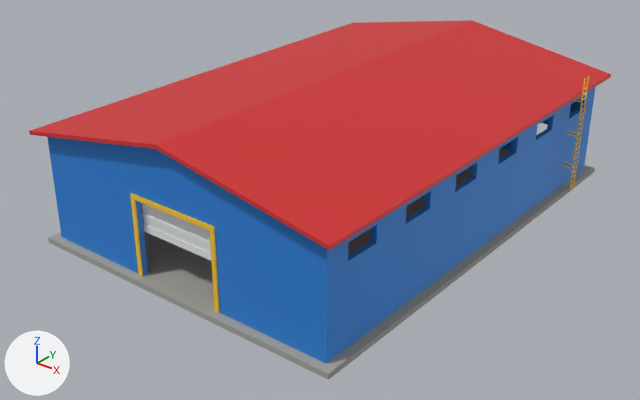
One commit to the FBX model warehouse-model/warehouse.fbx: the scene before it, then after it.
The view is the same before and after, from a 50 mm lens placed at (27.9, -37.1, 22.4), pointed at (-0.1, -2.0, 0.7). Every picture has the same lights, and +X, +Y and +Z are marked at lower left. The picture after the commit comes second. Where no turn or scale is listed for an object, it has been applied to the vertices.

Names of what the first picture shows: 'BackWall_AboveDoor', 'BackWall_LeftOfDoor', 'BackWall_RightOfDoor', 'Floor', 'FrontWall_AboveDoor', 'FrontWall_Gable', 'FrontWall_LeftOfDoor', 'FrontWall_RightOfDoor', 'GarageDoor', 'RightWall_AboveWindows', 'RightWall_BelowWindows', 'RightWall_WindowPost_1', 'RightWall_WindowPost_2', 'RightWall_WindowPost_3', 'RightWall_WindowPost_4', 'RightWall_WindowPost_5', 'RightWall_WindowPost_6', 'RightWall_WindowPost_7', 'RoofLadder', 'Roof_Left', 'Roof_Right' and 4 more.
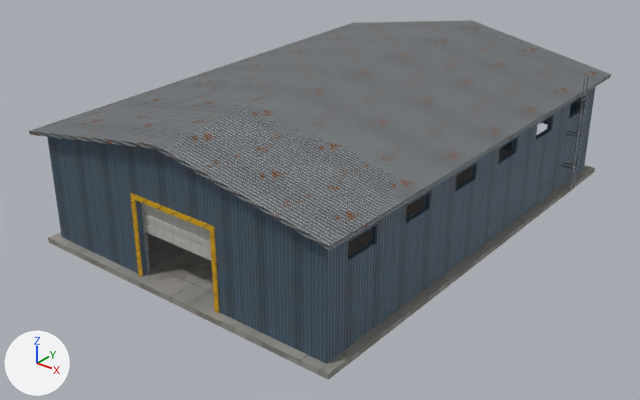
Pixel boxes [x1, y1, x2, y2] of what changed, in the pictures (640 x 400 px):
'Roof_Right', surface changed (red to grey)
    both: [156, 21, 611, 251]
'RightWall_BelowWindows', surface changed (darker)
    both: [331, 105, 591, 360]
'Roof_Left', surface changed (red to grey)
    both: [29, 20, 472, 149]
'FrontWall_RightOfDoor', surface changed (darker)
    both: [209, 193, 332, 364]
'FrontWall_LeftOfDoor', surface changed (darker)
    both: [47, 137, 148, 276]
'FrontWall_Gable', surface changed (darker)
    both: [66, 139, 269, 216]
'FrontWall_AboveDoor', surface changed (darker)
    both: [132, 164, 211, 225]
'GarageDoor', surface changed (white to grey)
    both: [141, 203, 211, 260]
'RightWall_AboveWindows', surface changed
    both: [331, 89, 593, 253]
'RightWall_WindowPost_6', surface changed (darker)
    both: [371, 207, 406, 243]
'RightWall_WindowPost_5', surface changed (darker)
    both: [424, 176, 456, 209]
'RoofLadder', recoloured
    both: [561, 76, 589, 192]
'RightWall_WindowPost_4', surface changed (darker)
    both: [471, 148, 500, 179]
'RightWall_WindowPost_3', surface changed (darker)
    both: [511, 125, 537, 153]
'RightWall_WindowPost_7', surface changed (darker)
    both: [331, 243, 348, 272]
'RightWall_WindowPost_2', surface changed (darker)
    both: [547, 104, 571, 130]
'BackWall_LeftOfDoor', surface changed
    both: [570, 87, 595, 170]
'RightWall_WindowPost_1', surface changed
    both: [579, 91, 593, 109]
'BackWall_RightOfDoor', surface changed
    both: [501, 141, 512, 151]
'BackWall_AboveDoor', surface changed
    both: [541, 119, 548, 124]

Diff of the bpy script that builds the scene:
```diff
--- a/warehouse-model/warehouse.fbx.py
+++ b/warehouse-model/warehouse.fbx.py
@@ img_roof_color_jpg @@
+img_roof_color_jpg = load_image('Roof_color_jpg', '_unpacked/Roof_color_jpg', 2048, 2048, 'sRGB')
@@ img_roof_normal_jpg @@
+img_roof_normal_jpg = load_image('Roof_normal_jpg', '_unpacked/Roof_normal_jpg', 2048, 2048, 'Non-Color')
@@ img_garagedoor_normal_jpg @@
+img_garagedoor_normal_jpg = load_image('GarageDoor_normal_jpg', '_unpacked/GarageDoor_normal_jpg', 512, 512, 'Non-Color')
@@ img_garagedoor_color_jpg @@
+img_garagedoor_color_jpg = load_image('GarageDoor_color_jpg', '_unpacked/GarageDoor_color_jpg', 512, 512, 'sRGB')
@@ img_metalwall_color_jpg @@
+img_metalwall_color_jpg = load_image('MetalWall_color_jpg', '_unpacked/MetalWall_color_jpg', 1024, 1024, 'sRGB')
@@ img_metalwall_normal_jpg @@
+img_metalwall_normal_jpg = load_image('MetalWall_normal_jpg', '_unpacked/MetalWall_normal_jpg', 1024, 1024, 'Non-Color')
@@ mat_metalwall @@
 mat_metalwall = bpy.data.materials.new('MetalWall')
-# nodes: BsdfPrincipled, OutputMaterial
-# colours: blue #2e86de
+# nodes: BsdfPrincipled, NormalMap, OutputMaterial, TexImage x2
+# uses the picture img_metalwall_color_jpg
+# uses the picture img_metalwall_normal_jpg
@@ mat_roof @@
 n0 = _N.new('ShaderNodeBsdfPrincipled'); n0.name = 'Principled BSDF'
-n0.inputs[0].default_value = (0.672, 0.0296, 0.0307, 1.0)  # 'Base Color', red #d63031
-n0.inputs[1].default_value = 0.1  # 'Metallic'
-n0.inputs[2].default_value = 0.55  # 'Roughness'
+n0.inputs[1].default_value = 0.4  # 'Metallic'
 n1 = _N.new('ShaderNodeOutputMaterial'); n1.name = 'Material Output'
+n2 = _N.new('ShaderNodeTexImage'); n2.name = 'Image Texture'
+n2.image = img_roof_color_jpg
+n3 = _N.new('ShaderNodeTexImage'); n3.name = 'Image Texture.001'
+n3.image = img_roof_normal_jpg
+n4 = _N.new('ShaderNodeNormalMap'); n4.name = 'Normal Map'
 _L.new(n0.outputs[0], n1.inputs[0])  # 'BSDF' to 'Surface'
+_L.new(n2.outputs[0], n0.inputs[0])  # 'Color' to 'Base Color'
+_L.new(n3.outputs[0], n4.inputs[1])  # 'Color' to 'Color'
+_L.new(n4.outputs[0], n0.inputs[5])  # 'Normal' to 'Normal'
@@ mat_garagedoor @@
 n0 = _N.new('ShaderNodeBsdfPrincipled'); n0.name = 'Principled BSDF'
-n0.inputs[0].default_value = (0.871, 0.896, 0.905, 1.0)  # 'Base Color', white #f0f3f4
-n0.inputs[1].default_value = 0.1  # 'Metallic'
+n0.inputs[1].default_value = 0.2  # 'Metallic'
 n0.inputs[2].default_value = 0.45  # 'Roughness'
 n1 = _N.new('ShaderNodeOutputMaterial'); n1.name = 'Material Output'
+n2 = _N.new('ShaderNodeTexImage'); n2.name = 'Image Texture'
+n2.image = img_garagedoor_color_jpg
+n3 = _N.new('ShaderNodeTexImage'); n3.name = 'Image Texture.001'
+n3.image = img_garagedoor_normal_jpg
+n4 = _N.new('ShaderNodeNormalMap'); n4.name = 'Normal Map'
 _L.new(n0.outputs[0], n1.inputs[0])  # 'BSDF' to 'Surface'
+_L.new(n2.outputs[0], n0.inputs[0])  # 'Color' to 'Base Color'
+_L.new(n3.outputs[0], n4.inputs[1])  # 'Color' to 'Color'
+_L.new(n4.outputs[0], n0.inputs[5])  # 'Normal' to 'Normal'
@@ me_roofladder @@
 me_roofladder.from_pydata(...)  # 240 vertices, 360 faces; spans x -0.39..0.39, y -0.28..0.28, z -3.5..3.5
-me_roofladder.materials.append(mat_trim)  # yellow #fdcb2e
+me_roofladder.materials.append(mat_steel)
```
